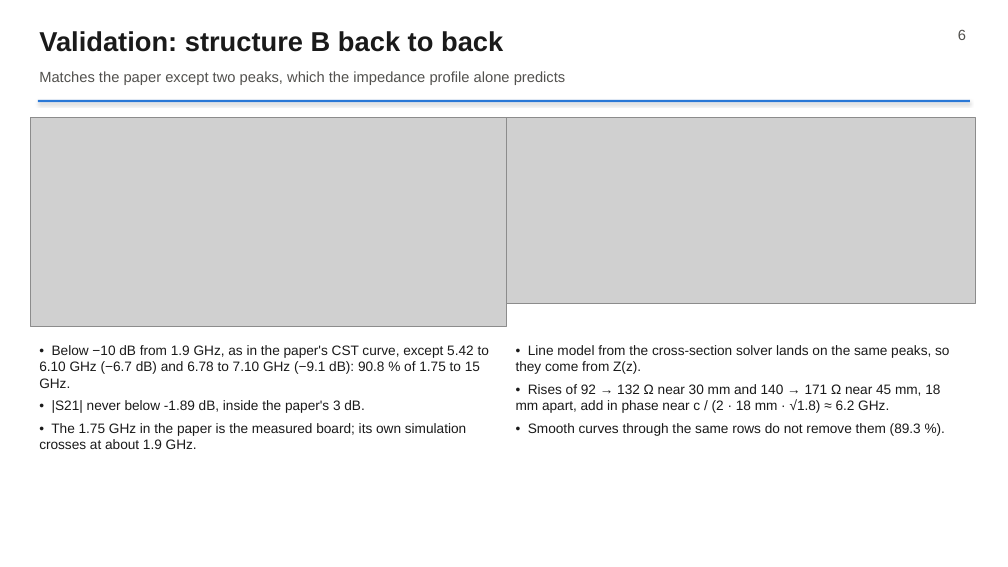
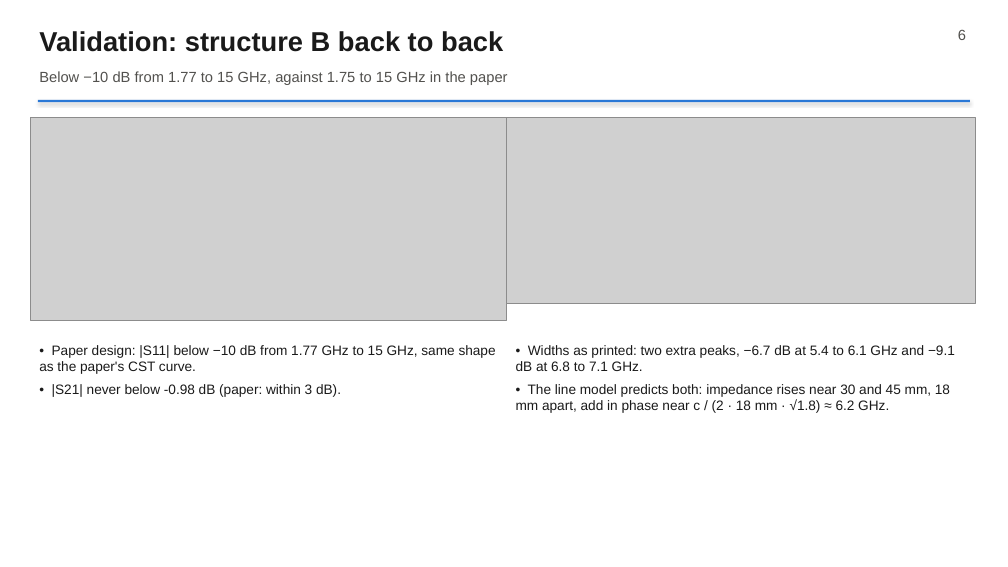
Before and after one commit to RushilJ2603/wideband-balun, a slide deck: slide 6 of slides/Wideband_Balun.pptx. Drawn at 1008x567 pixels with LibreOffice and Linux fonts; fonts in the diff are those of the drawing; grey boxes stand for pictures. Boxes give left, top, right and bottom in pixels: in the first picture for what was removed or moved away, otherwise in the second. Text is boxed around its words. In the diff, an @@ line names an element or a change of style, - is before the commit and + after.

Commit message:
Report, slides and README on the paper design

```diff
--- a/slides/Wideband_Balun.pptx
+++ b/slides/Wideband_Balun.pptx
@@ text at [39,71,508,85]: text changed @@
-Matches the paper except two peaks, which the impedance profile alone predicts
+Below −10 dB from 1.77 to 15 GHz, against 1.75 to 15 GHz in the paper
@@ picture: place and size @@
-picture at [30,117,507,327]
+picture at [30,117,507,321]
@@ text at [39,345,496,397]: text changed @@
-• Below −10 dB from 1.9 GHz, as in the paper's CST curve, except 5.42 to 6.10 GHz (−6.7 dB) and 6.78 to 7.10 GHz (−9.1 dB): 90.8 % of 1.75 to 15 GHz.
-• |S21| never below -1.89 dB, inside the paper's 3 dB.
-• The 1.75 GHz in the paper is the measured board; its own simulation crosses at about 1.9 GHz.
+• Paper design: |S11| below −10 dB from 1.77 GHz to 15 GHz, same shape as the paper's CST curve.
+• |S21| never below -0.98 dB (paper: within 3 dB).
@@ text at [516,345,955,413]: text changed @@
-• Line model from the cross-section solver lands on the same peaks, so they come from Z(z).
-• Rises of 92 → 132 Ω near 30 mm and 140 → 171 Ω near 45 mm, 18 mm apart, add in phase near c / (2 · 18 mm · √1.8) ≈ 6.2 GHz.
-• Smooth curves through the same rows do not remove them (89.3 %).
+• Widths as printed: two extra peaks, −6.7 dB at 5.4 to 6.1 GHz and −9.1 dB at 6.8 to 7.1 GHz.
+• The line model predicts both: impedance rises near 30 and 45 mm, 18 mm apart, add in phase near c / (2 · 18 mm · √1.8) ≈ 6.2 GHz.
```
Also in this commit, not shown: 8 other slides changed, 7 other files.
